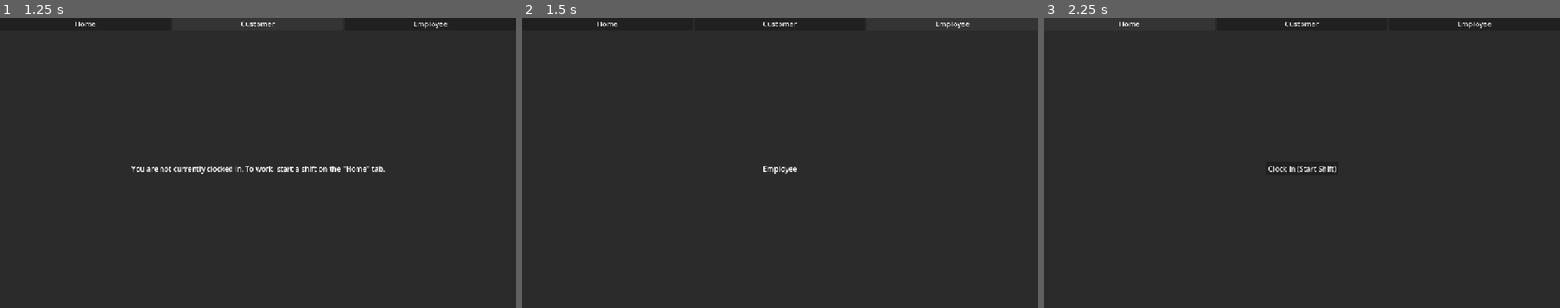
Above: before the commit, frames 1-3 (left to right).
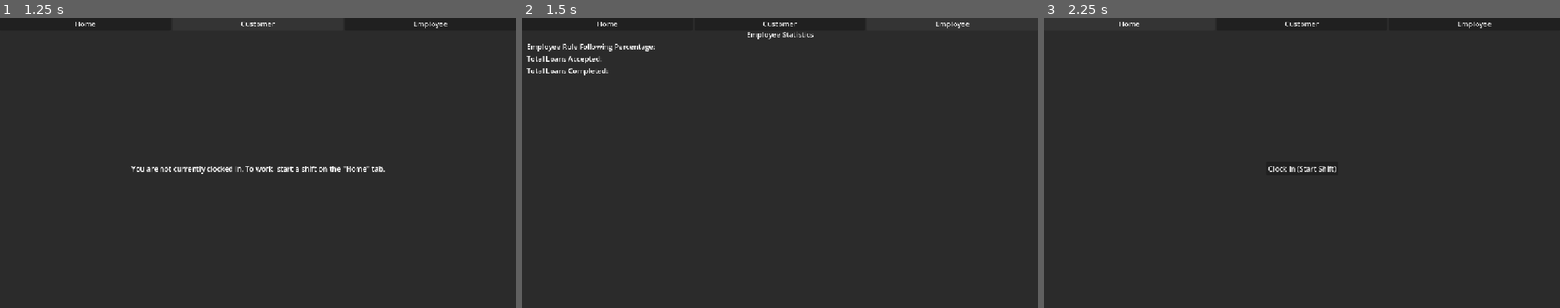
Above: after the commit, the same moments.

Repository: TotsllyRandom/employ-os
Game: Godot game, scene res://scenes/apps/quickloans.tscn
The game is run twice, just before and just after one commit, with the same random seed, the same clock (stepped at 60 frames per second) and the same inputs. This scene is started directly instead of the project's main scene.
Inputs:
- Up to frame 1 (1.25 s): click "Customer" at 0.5 s
- Up to frame 2 (1.5 s): click "Employee" at 1.25 s
- Up to frame 3 (2.25 s): click "Home" at 2 s

Frame 1 is identical in both runs. In frame 2, 0.7% of the frame differs, in the area x 0-57%, y 4-54%; in frame 3, nothing differs.

Commit message:
Started New Upgrade Screen

Diff:
--- a/scenes/apps/quickloans.gd
+++ b/scenes/apps/quickloans.gd
@@ -387,6 +387,8 @@
 			$"Main/Usable Area/Customer/VBoxContainer".visible = false
 			$"Main/Usable Area/Customer/Panel".visible = false
 
+
+
 	if screen == "Home":
 		$"Main/Usable Area/Home/OutShift".visible = false
 		$"Main/Usable Area/Home/InShift".visible = false
--- a/scenes/apps/quickloans.tscn
+++ b/scenes/apps/quickloans.tscn
@@ -25,7 +25,7 @@
 anchor_right = 1.0
 anchor_bottom = 1.0
 offset_left = 10.0
-offset_top = 10.0
+offset_top = 32.0
 offset_right = -10.0
 offset_bottom = -10.0
 grow_horizontal = 2
@@ -96,6 +96,7 @@
 text = "Clock In (Start Shift)"
 
 [node name="Customer" type="Control" parent="Main/Usable Area" unique_id=391591908]
+visible = false
 layout_mode = 1
 anchors_preset = 15
 anchor_right = 1.0
@@ -107,7 +108,7 @@
 layout_mode = 0
 offset_right = 1152.0
 offset_bottom = 23.0
-text = "Customer"
+text = "Name: Name Name"
 vertical_alignment = 1
 
 [node name="VBoxContainer" type="VBoxContainer" parent="Main/Usable Area/Customer" unique_id=286561121]
@@ -217,28 +218,37 @@
 step = 0.1
 
 [node name="Employee" type="Control" parent="Main/Usable Area" unique_id=1069571698]
-visible = false
-layout_mode = 1
-anchors_preset = 15
-anchor_right = 1.0
-anchor_bottom = 1.0
-grow_horizontal = 2
-grow_vertical = 2
-
-[node name="Label3" type="Label" parent="Main/Usable Area/Employee" unique_id=1842957284]
-layout_mode = 1
-anchors_preset = 8
-anchor_left = 0.5
-anchor_top = 0.5
-anchor_right = 0.5
-anchor_bottom = 0.5
-offset_left = -38.0
-offset_top = -11.5
-offset_right = 38.0
-offset_bottom = 11.5
-grow_horizontal = 2
-grow_vertical = 2
-text = "Employee"
+layout_mode = 1
+anchors_preset = 15
+anchor_right = 1.0
+anchor_bottom = 1.0
+grow_horizontal = 2
+grow_vertical = 2
+
+[node name="VBoxContainer" type="VBoxContainer" parent="Main/Usable Area/Employee" unique_id=135659065]
+layout_mode = 1
+anchors_preset = 15
+anchor_right = 1.0
+anchor_bottom = 1.0
+grow_horizontal = 2
+grow_vertical = 2
+
+[node name="TitleA" type="Label" parent="Main/Usable Area/Employee/VBoxContainer" unique_id=1842957284]
+layout_mode = 2
+text = "Employee Statistics"
+horizontal_alignment = 1
+
+[node name="RFP" type="Label" parent="Main/Usable Area/Employee/VBoxContainer" unique_id=91856164]
+layout_mode = 2
+text = "Employee Rule Following Percentage:"
+
+[node name="LoansAccepted" type="Label" parent="Main/Usable Area/Employee/VBoxContainer" unique_id=1883688484]
+layout_mode = 2
+text = "Total Loans Accepted:"
+
+[node name="TotalLoans" type="Label" parent="Main/Usable Area/Employee/VBoxContainer" unique_id=1440631630]
+layout_mode = 2
+text = "Total Loans Completed:"
 
 [node name="Button Panel" type="Panel" parent="." unique_id=592873805]
 layout_mode = 1
--- a/scenes/desktop.tscn
+++ b/scenes/desktop.tscn
@@ -46,7 +46,7 @@
 offset_left = -1.0
 grow_horizontal = 0
 grow_vertical = 2
-text = "fdsafdsafdsafdsafdsafdsa  "
+text = "99:99 AM   "
 horizontal_alignment = 2
 vertical_alignment = 1
 
@@ -63,7 +63,7 @@
 offset_bottom = 11.5
 grow_horizontal = 2
 grow_vertical = 2
-text = "fdsafdsafdsafdsafdsafdsa  "
+text = "$999999"
 horizontal_alignment = 1
 vertical_alignment = 1
 
@@ -76,5 +76,5 @@
 offset_right = -1.0
 grow_horizontal = 2
 grow_vertical = 2
-text = "fdsafdsafdsafdsafdsafdsa  "
+text = "  Autosave in X"
 vertical_alignment = 1
